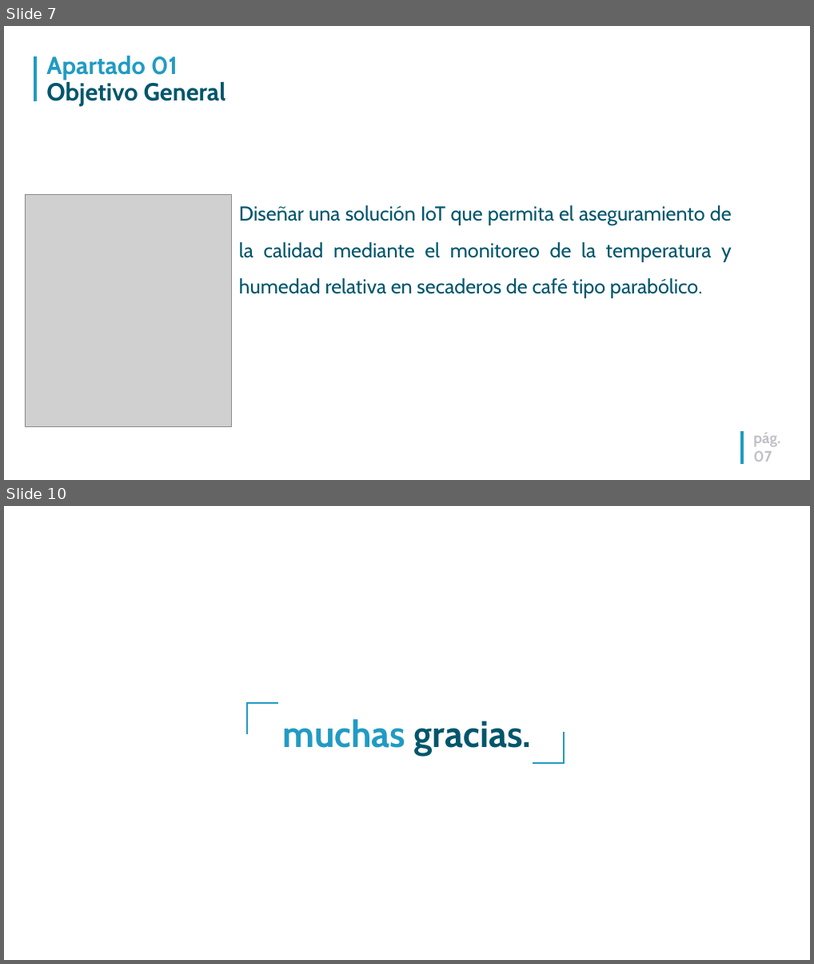
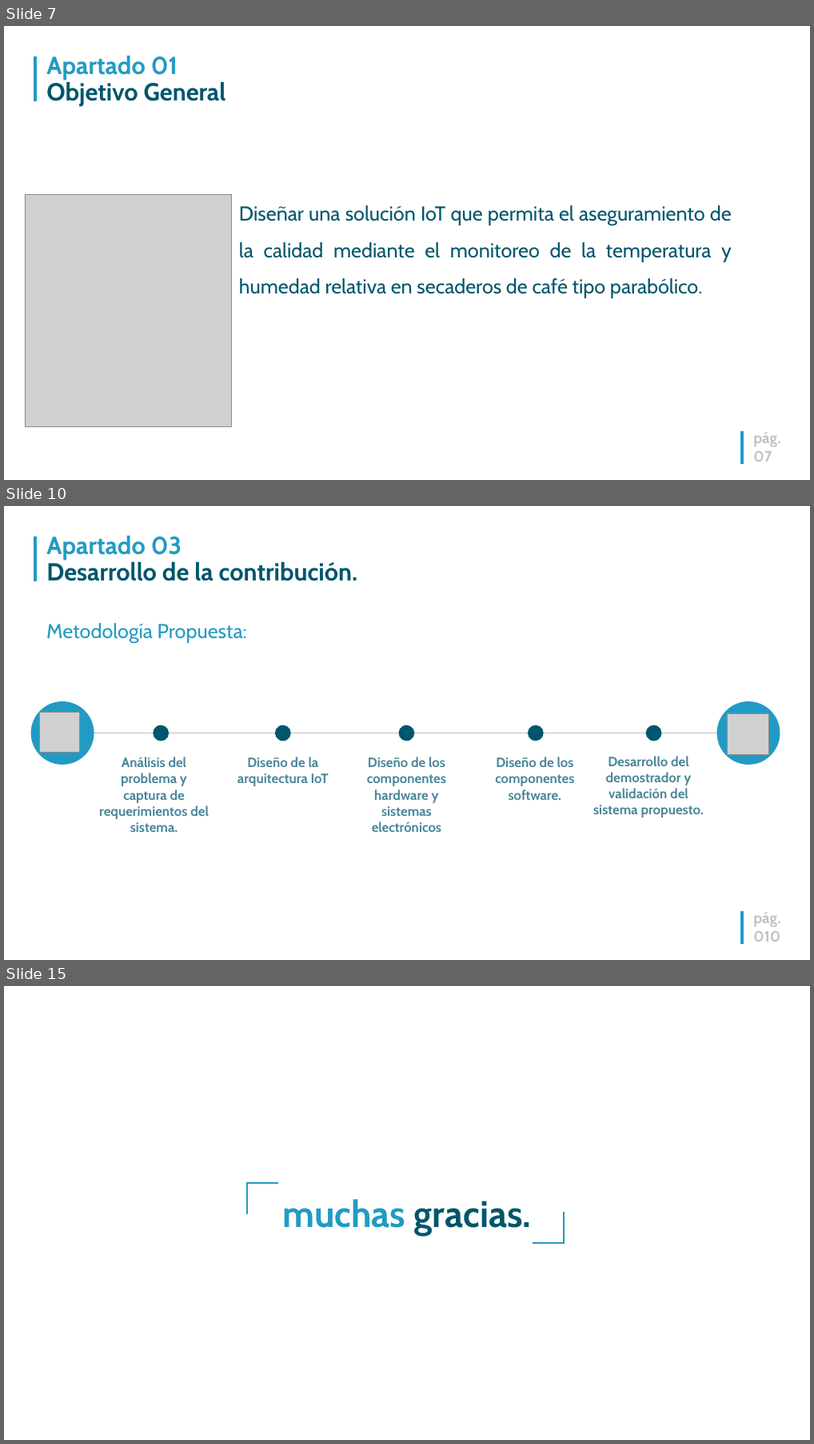
Before and after one commit to hjestrada/TFM_UNIR, a slide deck: DOCUMENTACION/DefensaTFM_Registro remoto de variables asociadas al proceso de secado de café basado en IoT.ppt. Shown one above the other, each under a label of ours: slides 7 and 10 before the commit, slides 7, 10 and 15 after it; the slides between them are not shown. The pictures are 814x964 and 814x1444 pixels, drawn with LibreOffice and Linux fonts; fonts in the diff are those of the drawing; grey boxes stand for pictures; background and template pictures are left out. Boxes give left, top, right and bottom in pixels: in the first picture for what was removed or moved away, otherwise in the second. Text is boxed around its words. In the diff, an @@ line names an element or a change of style, - is before the commit and + after.

```diff
--- a/DOCUMENTACION/DefensaTFM_Registro remoto de variables asociadas al proceso de secado de café basado en IoT.ppt
+++ b/DOCUMENTACION/DefensaTFM_Registro remoto de variables asociadas al proceso de secado de café basado en IoT.ppt
@@ slide 10 added at <box>4,506,810,960</box>, background #FFFFFF; not listed: 2 template elements that a slide beside it also shows @@
@@ title added at <box>46,536,358,581</box>, 44 pt, text #00566C, bold @@
+Apartado 03
+Desarrollo de la contribución.
@@ text added at <box>46,623,247,643</box>, 36 pt, text #219BC3 @@
+Metodología Propuesta:
@@ ellipse added at <box>31,701,94,764</box>, fill #219BC3 @@
@@ picture added at <box>39,712,79,752</box> @@
@@ ellipse added at <box>718,701,781,764</box>, fill #219BC3 @@
@@ picture added at <box>727,713,769,754</box> @@
@@ line added from (737, 732) to (67, 732), #C0C0C8 2 pt @@
@@ ellipse added at <box>153,725,169,740</box>, fill #00566C @@
@@ ellipse added at <box>275,725,290,740</box>, fill #00566C @@
@@ ellipse added at <box>398,725,414,740</box>, fill #00566C @@
@@ ellipse added at <box>528,725,543,740</box>, fill #00566C @@
@@ ellipse added at <box>646,725,662,740</box>, fill #00566C @@
@@ text added at <box>99,756,209,832</box>, 24 pt, text #4A879B, bold @@
+Análisis del problema y captura de requerimientos del sistema.
@@ text added at <box>238,756,329,786</box>, 24 pt, text #4A879B, bold @@
+Diseño de la arquitectura IoT
@@ text added at <box>367,756,446,832</box>, 24 pt, text #4A879B, bold @@
+Diseño de los componentes hardware y sistemas electrónicos
@@ text added at <box>495,756,574,800</box>, 24 pt, text #4A879B, bold @@
+Diseño de los componentes software.
@@ text added at <box>594,756,704,817</box>, 24 pt, text #4A879B, bold @@
+Desarrollo del demostrador y validación del sistema propuesto.
@@ page number added at <box>754,912,781,941</box>, 27 pt, text #C0C0C8, bold @@
+pág.
+010
@@ what was slide 10 is now slide 15 @@
```
Also in this commit, not shown: 2 slides changed, 4 other slides added.
